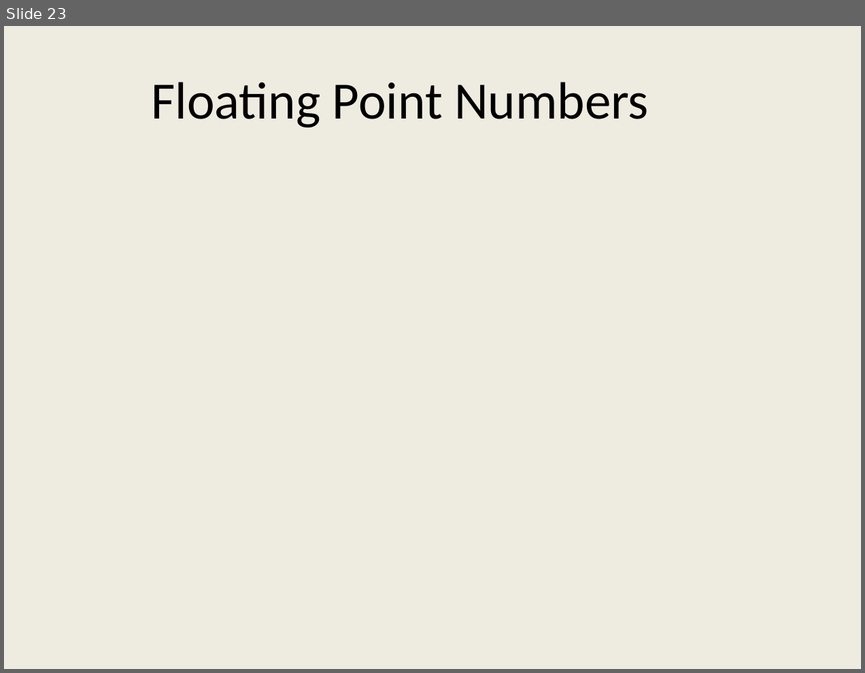
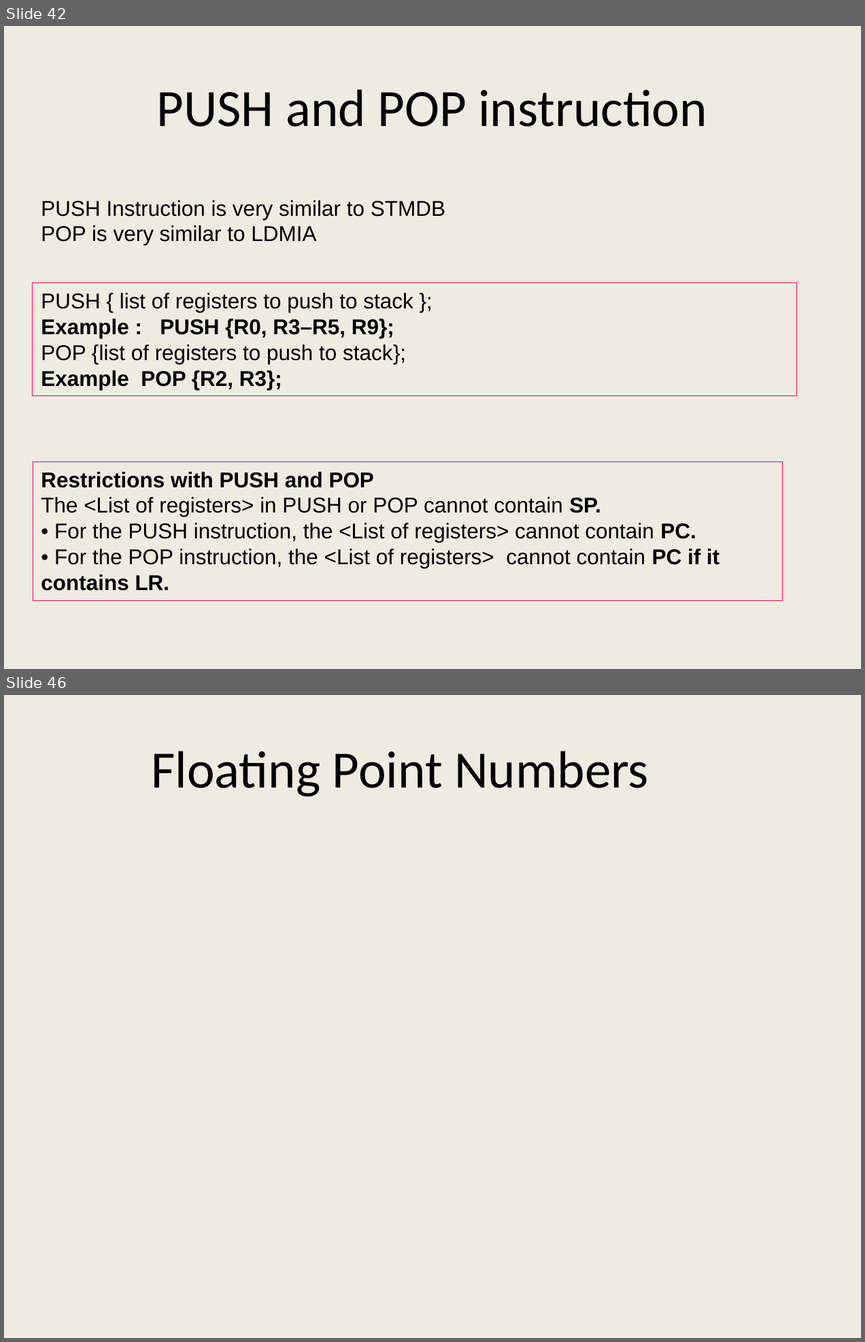
Before and after one commit to girishsukukumar/ARM-Architecture, a slide deck: Module-5.pptx. Shown one above the other, each under a label of ours: slide 23 before the commit, slides 42 and 46 after it; the slides between them are not shown. The pictures are 865x673 and 865x1342 pixels, drawn with LibreOffice and Linux fonts; fonts in the diff are those of the drawing. Boxes give left, top, right and bottom in pixels: in the first picture for what was removed or moved away, otherwise in the second. Text is boxed around its words. In the diff, an @@ line names an element or a change of style, - is before the commit and + after.

```diff
--- a/Module-5.pptx
+++ b/Module-5.pptx
@@ slide 42 added at [4,26,861,669], background #EEECE1 @@
@@ title added at [157,89,707,127], 44 pt, text #000000 @@
+PUSH and POP instruction
@@ text added at [41,200,445,245], 18 pt, text #000000 @@
+PUSH Instruction is very similar to STMDB
+POP is very similar to LDMIA
@@ rectangle added at [33,283,797,395], outline #FF0066 0.75 pt, 18 pt, text #000000 @@
+PUSH { list of registers to push to stack };
+Example : PUSH {R0, R3–R5, R9};
+POP {list of registers to push to stack};
+Example POP {R2, R3};
@@ rectangle added at [33,461,782,600], outline #FF0066 0.75 pt, 18 pt, text #000000 @@
+Restrictions with PUSH and POP
+The <List of registers> in PUSH or POP cannot contain SP.
+• For the PUSH instruction, the <List of registers> cannot contain PC.
+• For the POP instruction, the <List of registers> cannot contain PC if it contains LR.
@@ what was slide 23 is now slide 46 @@
```
Also in this commit, not shown: 6 slides changed, 23 other slides added, 1 slide removed.
